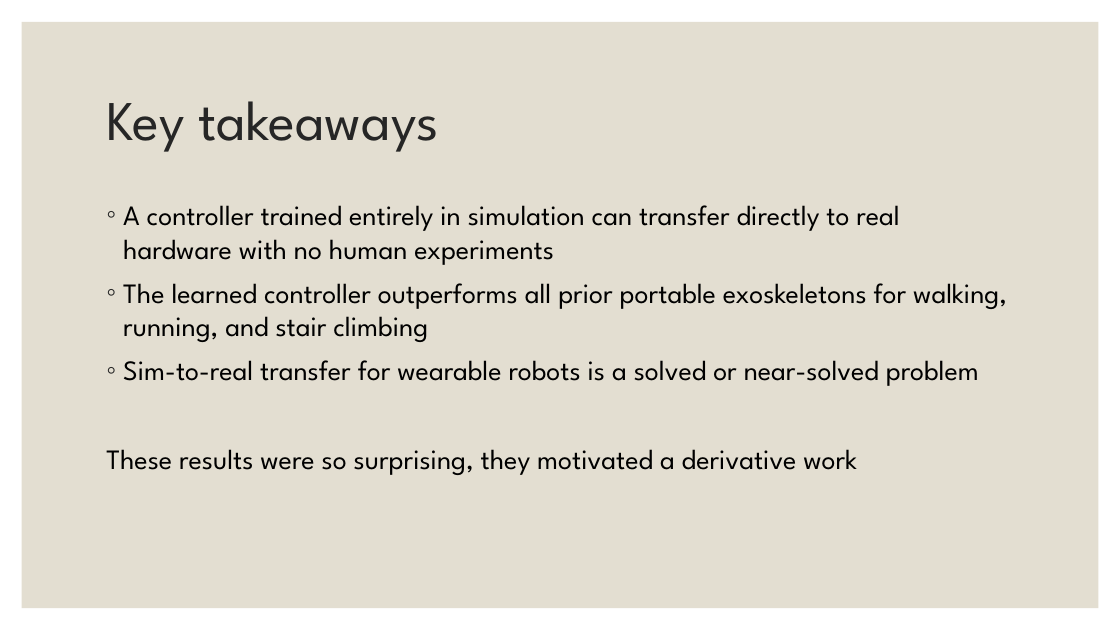
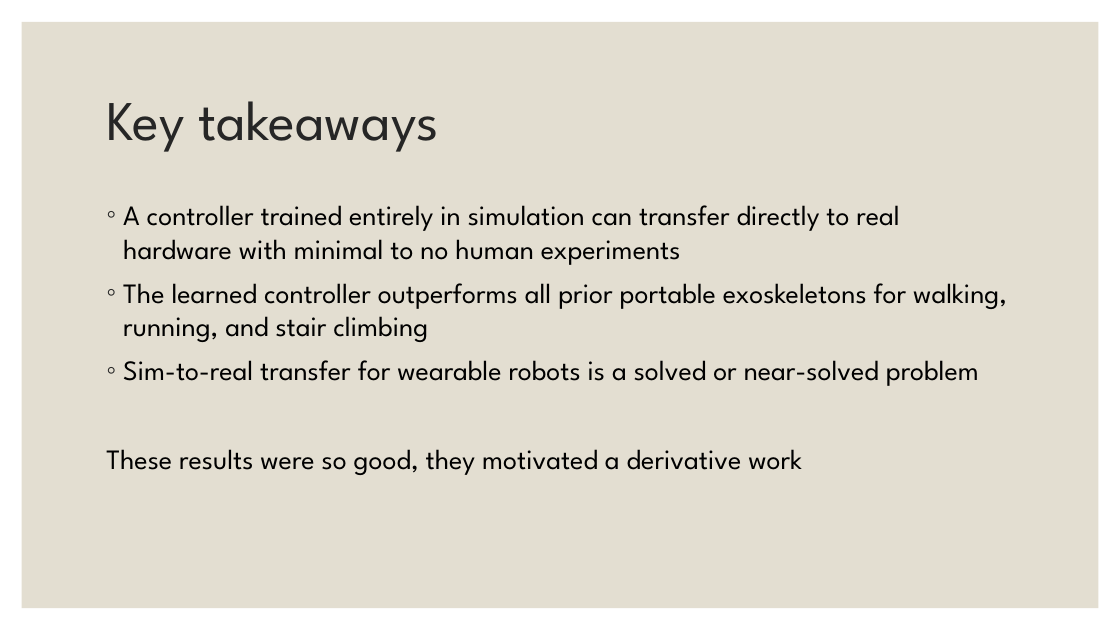
Before and after one commit to DominikTomaszZielinski/BME452FinalProj, a slide deck: slide 8 of Grad paper presentation/Dominik Zielinski BME452 Grad Paper Presentation.pptx. Drawn at 1120x630 pixels with LibreOffice and Linux fonts; fonts in the diff are those of the drawing. Boxes give left, top, right and bottom in pixels: in the first picture for what was removed or moved away, otherwise in the second. Text is boxed around its words. In the diff, an @@ line names an element or a change of style, - is before the commit and + after.

```diff
--- a/Grad paper presentation/Dominik Zielinski BME452 Grad Paper Presentation.pptx
+++ b/Grad paper presentation/Dominik Zielinski BME452 Grad Paper Presentation.pptx
@@ text at (123,205,899,265): text changed @@
-◦ A controller trained entirely in simulation can transfer directly to real hardware with no human experiments
+◦ A controller trained entirely in simulation can transfer directly to real hardware with minimal to no human experiments
@@ text at (106,449,802,475): text changed @@
-These results were so surprising, they motivated a derivative work
+These results were so good, they motivated a derivative work
```
Also in this commit, not shown: 5 other slides changed, 1 other file.
